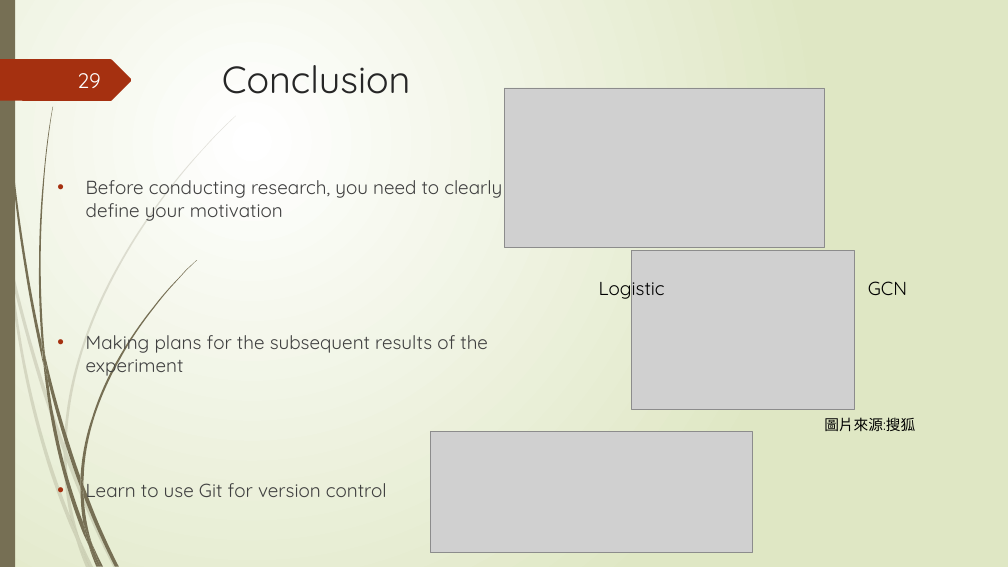
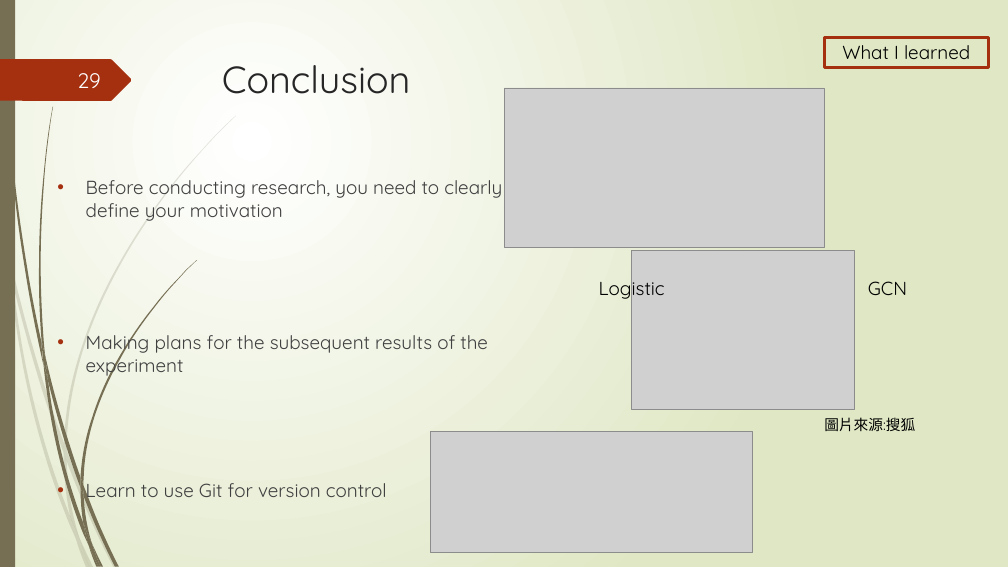
Before and after one commit to Lai-jun-yan/Academia-Sinica-internship-project, a slide deck: slide 29 of 暑期實習進度報告/presentation_final.pptx. Drawn at 1008x567 pixels with LibreOffice and Linux fonts; fonts in the diff are those of the drawing; grey boxes stand for pictures. Boxes give left, top, right and bottom in pixels: in the first picture for what was removed or moved away, otherwise in the second. Text is boxed around its words. In the diff, an @@ line names an element or a change of style, - is before the commit and + after.

```diff
--- a/暑期實習進度報告/presentation_final.pptx
+++ b/暑期實習進度報告/presentation_final.pptx
@@ rectangle added at [824, 37, 988, 67], outline #A53010 3 pt, 18 pt, text #000000 @@
+What I learned
```
Also in this commit, not shown: 23 other slides changed.
